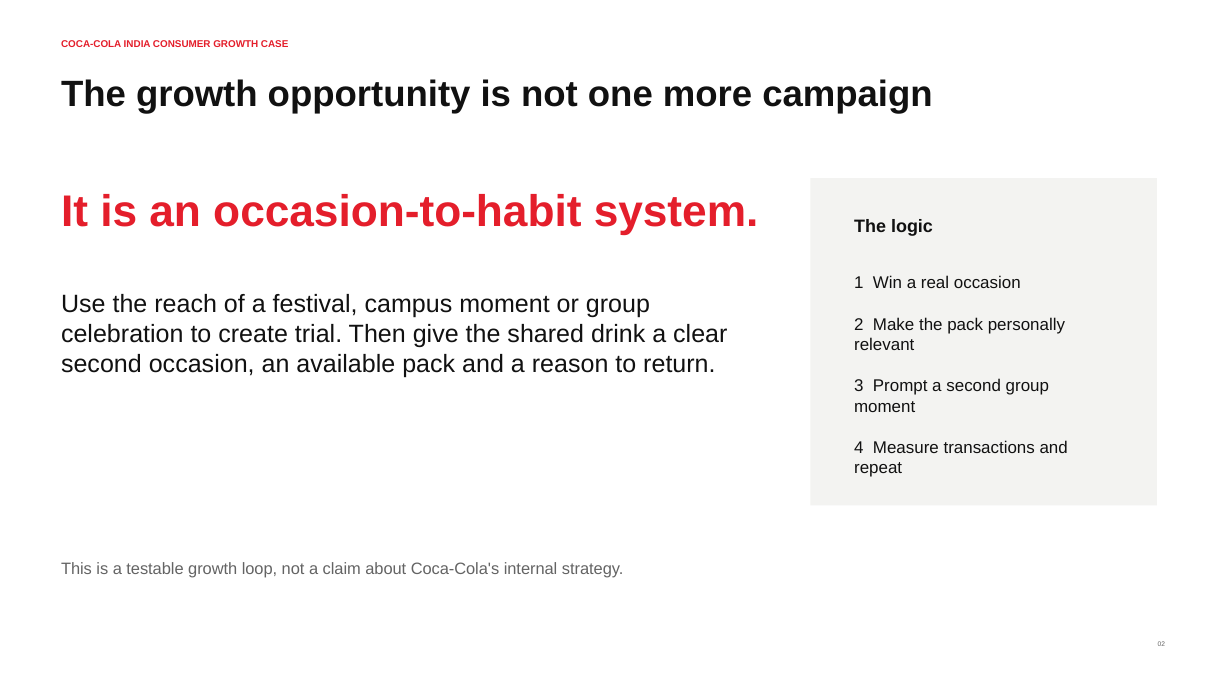
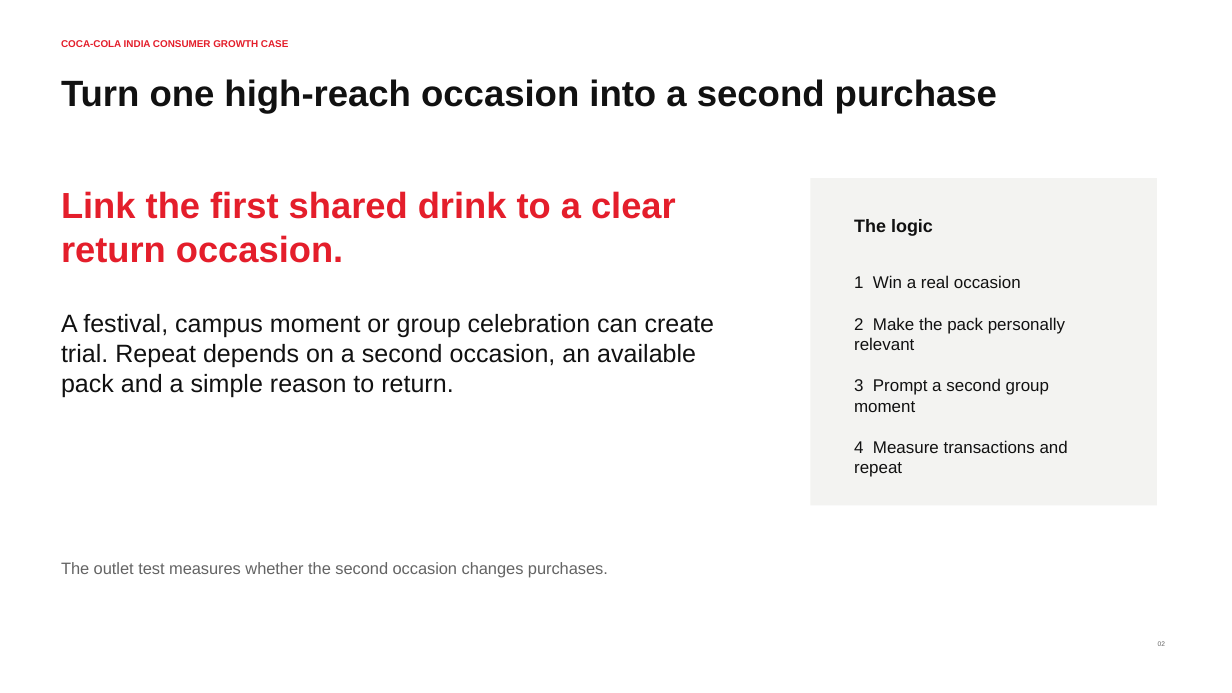
Before and after one commit to Kayofficial101/coca-cola-india-consumer-growth-case, a slide deck: slide 2 of deck/coca-cola-india-occasion-to-habit-case.pptx. Drawn at 1232x693 pixels with LibreOffice and Linux fonts; fonts in the diff are those of the drawing. Boxes give left, top, right and bottom in pixels: in the first picture for what was removed or moved away, otherwise in the second. Text is boxed around its words. In the diff, an @@ line names an element or a change of style, - is before the commit and + after.

```diff
--- a/deck/coca-cola-india-occasion-to-habit-case.pptx
+++ b/deck/coca-cola-india-occasion-to-habit-case.pptx
@@ text at [61, 79, 997, 113]: text changed @@
-The growth opportunity is not one more campaign
+Turn one high-reach occasion into a second purchase
@@ text at [61, 191, 676, 263]: text changed; size 34.5 to 28.2 pt @@
-It is an occasion-to-habit system.
+Link the first shared drink to a clear return occasion.
@@ text at [61, 314, 715, 398]: text changed @@
-Use the reach of a festival, campus moment or group celebration to create trial. Then give the shared drink a clear second occasion, an available pack and a reason to return.
+A festival, campus moment or group celebration can create trial. Repeat depends on a second occasion, an available pack and a simple reason to return.
@@ text at [61, 562, 608, 577]: text changed @@
-This is a testable growth loop, not a claim about Coca-Cola's internal strategy.
+The outlet test measures whether the second occasion changes purchases.
```
Also in this commit, not shown: 9 other slides changed, 4 other files.
